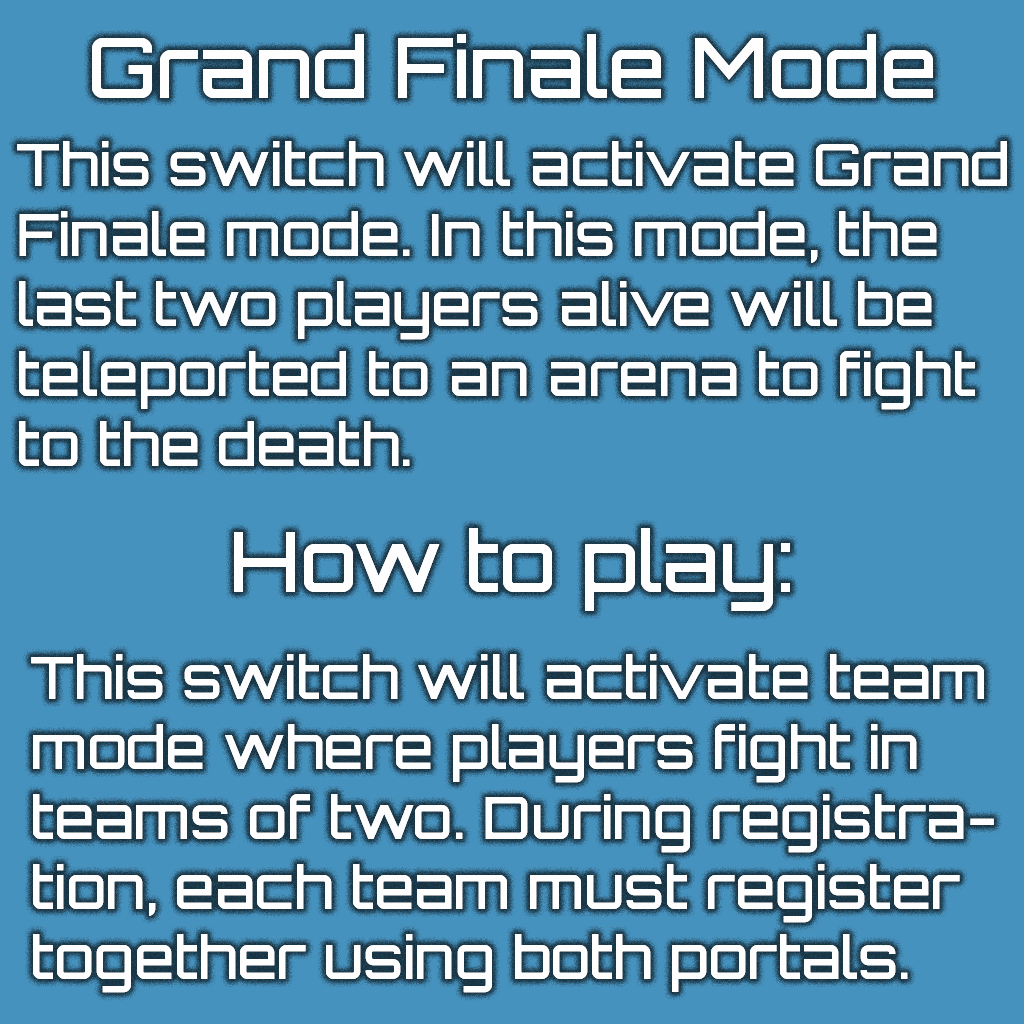
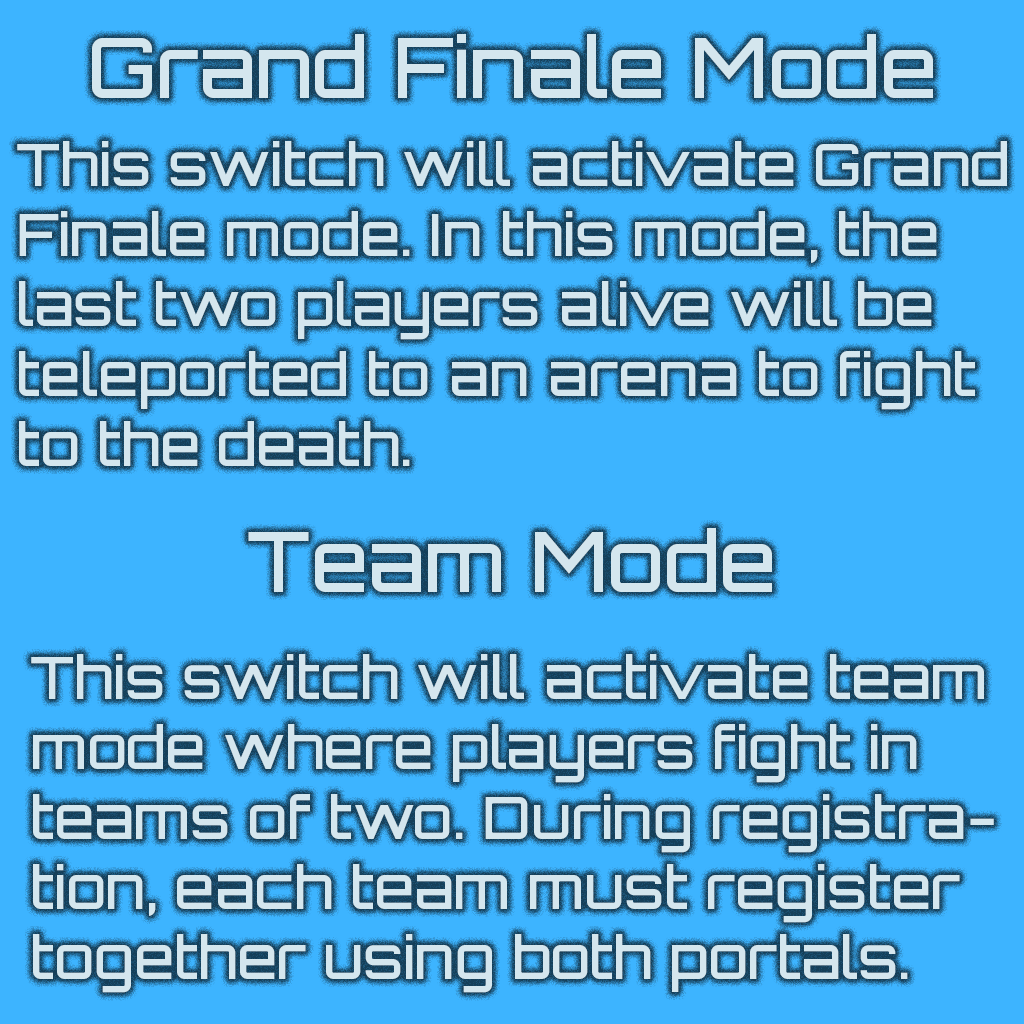
The second (1024, 1024) image is a revision of the first. Changes to its layers:
removed layer "How to play: copy 2" over <box>17,34,1007,993</box>
renamed "How to play: copy" to "Team Mode", painted on it over <box>234,528,790,611</box>
painted on "This switch will activate team mode where players fight in tea" over <box>31,654,994,993</box>
painted on "Grand Finale Mode" over <box>92,34,933,98</box>
renamed "This switch will activate Grand Finale mode. In this mode, the copy" to "This switch will activate Grand Finale mode. In this mode, the", painted on it over <box>17,141,1007,466</box>
removed layer "Layer 1" over <box>0,0,1024,1024</box>
added layer "Layer 2" over <box>0,0,1024,1024</box>
